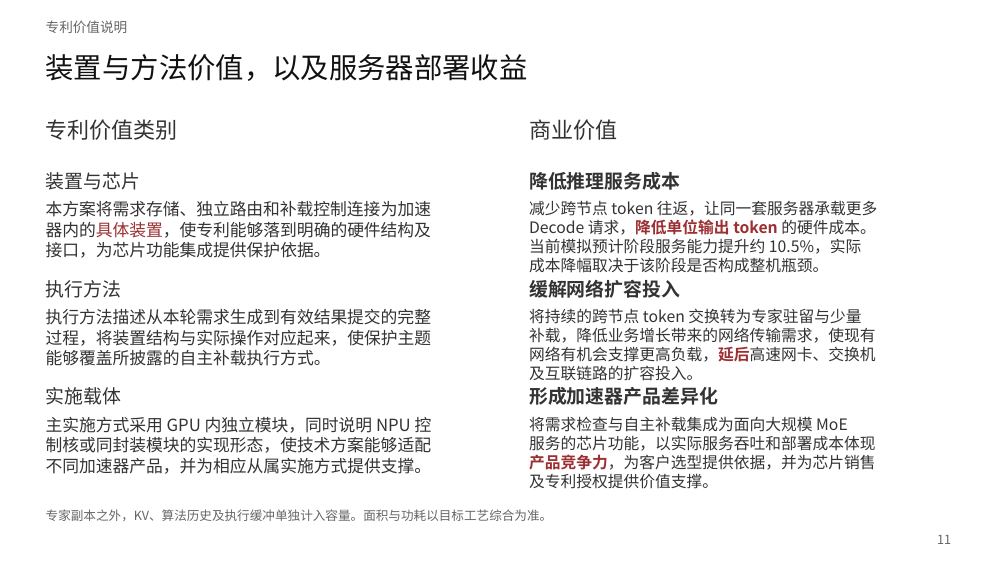
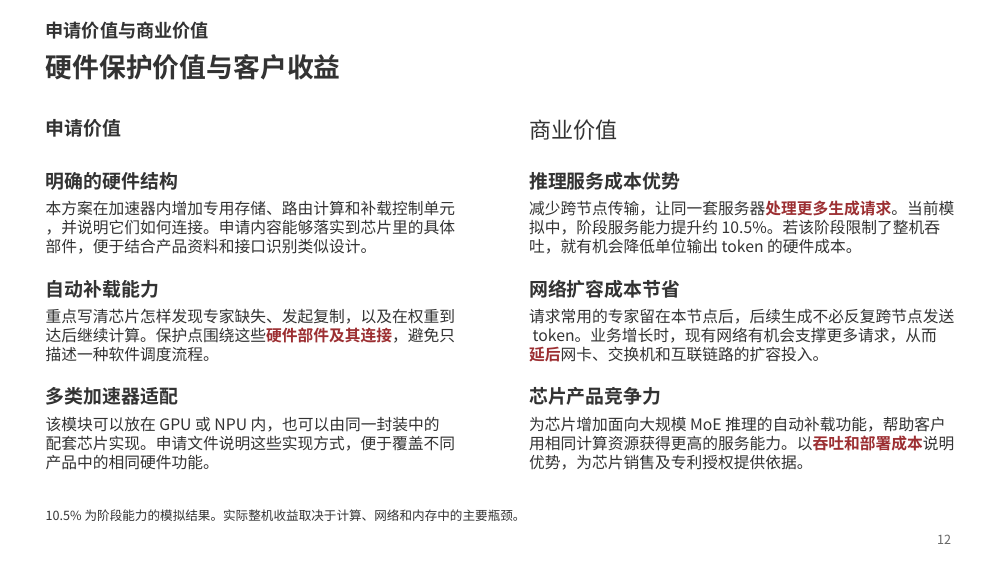
Before and after one commit to Frandium/kv_cache, a slide deck: slide 12 of main_swapmoe/patents/ppt/MoE解码专家驻留与自主补载.pptx (slide 11 before the commit). Drawn at 1008x567 pixels with LibreOffice and Linux fonts; fonts in the diff are those of the drawing. Boxes give left, top, right and bottom in pixels: in the first picture for what was removed or moved away, otherwise in the second. Text is boxed around its words. In the diff, an @@ line names an element or a change of style, - is before the commit and + after.

```diff
--- a/main_swapmoe/patents/ppt/MoE解码专家驻留与自主补载.pptx
+++ b/main_swapmoe/patents/ppt/MoE解码专家驻留与自主补载.pptx
@@ text at [46,21,209,39]: text changed; size 13 to 17.2 pt; font Noto Sans CJK SC to Noto Sans CJK JP; text colour #666666 to #333333; bold on @@
-专利价值说明
+申请价值与商业价值
@@ text at [46,54,341,80]: text changed; size 27 to 25.5 pt; font Noto Sans CJK SC to Noto Sans CJK JP; text colour #111111 to #333333; bold on @@
-装置与方法价值，以及服务器部署收益
+硬件保护价值与客户收益
@@ text at [46,119,122,137]: text changed; size 21 to 18 pt; font Noto Sans CJK SC to Noto Sans CJK JP; bold on @@
-专利价值类别
+申请价值
@@ text at [46,172,178,190]: text changed; font Noto Sans CJK SC to Noto Sans CJK JP; bold on @@
-装置与芯片
+明确的硬件结构
@@ text at [529,172,680,190]: text changed @@
-降低推理服务成本
+推理服务成本优势
@@ text at [46,200,455,254]: text changed; size 16 to 15 pt; font Noto Sans CJK SC to Noto Sans CJK JP @@
-本方案将需求存储、独立路由和补载控制连接为加速
-器内的具体装置，使专利能够落到明确的硬件结构及
-接口，为芯片功能集成提供保护依据。
+本方案在加速器内增加专用存储、路由计算和补载控制单元
+，并说明它们如何连接。申请内容能够落实到芯片里的具体
+部件，便于结合产品资料和接口识别类似设计。
@@ text at [529,200,954,254]: text changed @@
-减少跨节点 token 往返，让同一套服务器承载更多
-Decode 请求，降低单位输出 token 的硬件成本。
-当前模拟预计阶段服务能力提升约 10.5%，实际
-成本降幅取决于该阶段是否构成整机瓶颈。
+减少跨节点传输，让同一套服务器处理更多生成请求。当前模
+拟中，阶段服务能力提升约 10.5%。若该阶段限制了整机吞
+吐，就有机会降低单位输出 token 的硬件成本。
@@ text at [46,280,159,298]: text changed; font Noto Sans CJK SC to Noto Sans CJK JP; bold on @@
-执行方法
+自动补载能力
@@ text at [529,280,680,298]: text changed @@
-缓解网络扩容投入
+网络扩容成本节省
@@ text at [46,308,455,362]: text changed; size 16 to 15 pt; font Noto Sans CJK SC to Noto Sans CJK JP @@
-执行方法描述从本轮需求生成到有效结果提交的完整
-过程，将装置结构与实际操作对应起来，使保护主题
-能够覆盖所披露的自主补载执行方式。
+重点写清芯片怎样发现专家缺失、发起复制，以及在权重到
+达后继续计算。保护点围绕这些硬件部件及其连接，避免只
+描述一种软件调度流程。
@@ text at [529,308,954,362]: text changed @@
-将持续的跨节点 token 交换转为专家驻留与少量
-补载，降低业务增长带来的网络传输需求，使现有
-网络有机会支撑更高负载，延后高速网卡、交换机
-及互联链路的扩容投入。
+请求常用的专家留在本节点后，后续生成不必反复跨节点发送
+token。业务增长时，现有网络有机会支撑更多请求，从而
+延后网卡、交换机和互联链路的扩容投入。
@@ text at [46,387,178,405]: text changed; font Noto Sans CJK SC to Noto Sans CJK JP; bold on @@
-实施载体
+多类加速器适配
@@ text at [529,387,661,405]: text changed @@
-形成加速器产品差异化
+芯片产品竞争力
@@ text at [46,416,455,470]: text changed; size 16 to 15 pt; font Noto Sans CJK SC to Noto Sans CJK JP @@
-主实施方式采用 GPU 内独立模块，同时说明 NPU 控
-制核或同封装模块的实现形态，使技术方案能够适配
-不同加速器产品，并为相应从属实施方式提供支撑。
+该模块可以放在 GPU 或 NPU 内，也可以由同一封装中的
+配套芯片实现。申请文件说明这些实现方式，便于覆盖不同
+产品中的相同硬件功能。
@@ text at [529,416,954,470]: text changed @@
-将需求检查与自主补载集成为面向大规模 MoE
-服务的芯片功能，以实际服务吞吐和部署成本体现
-产品竞争力，为客户选型提供依据，并为芯片销售
-及专利授权提供价值支撑。
+为芯片增加面向大规模 MoE 推理的自动补载功能，帮助客户
+用相同计算资源获得更高的服务能力。以吞吐和部署成本说明
+优势，为芯片销售及专利授权提供依据。
@@ text at [46,509,526,521]: text changed; font Noto Sans CJK SC to Noto Sans CJK JP; text colour #666666 to #333333 @@
-专家副本之外，KV、算法历史及执行缓冲单独计入容量。面积与功耗以目标工艺综合为准。
+10.5% 为阶段能力的模拟结果。实际整机收益取决于计算、网络和内存中的主要瓶颈。
@@ text at [937,534,951,544]: text changed @@
-11
+12
```
Also in this commit, not shown: 14 other slides changed, 1 slide added, 2 other files.
